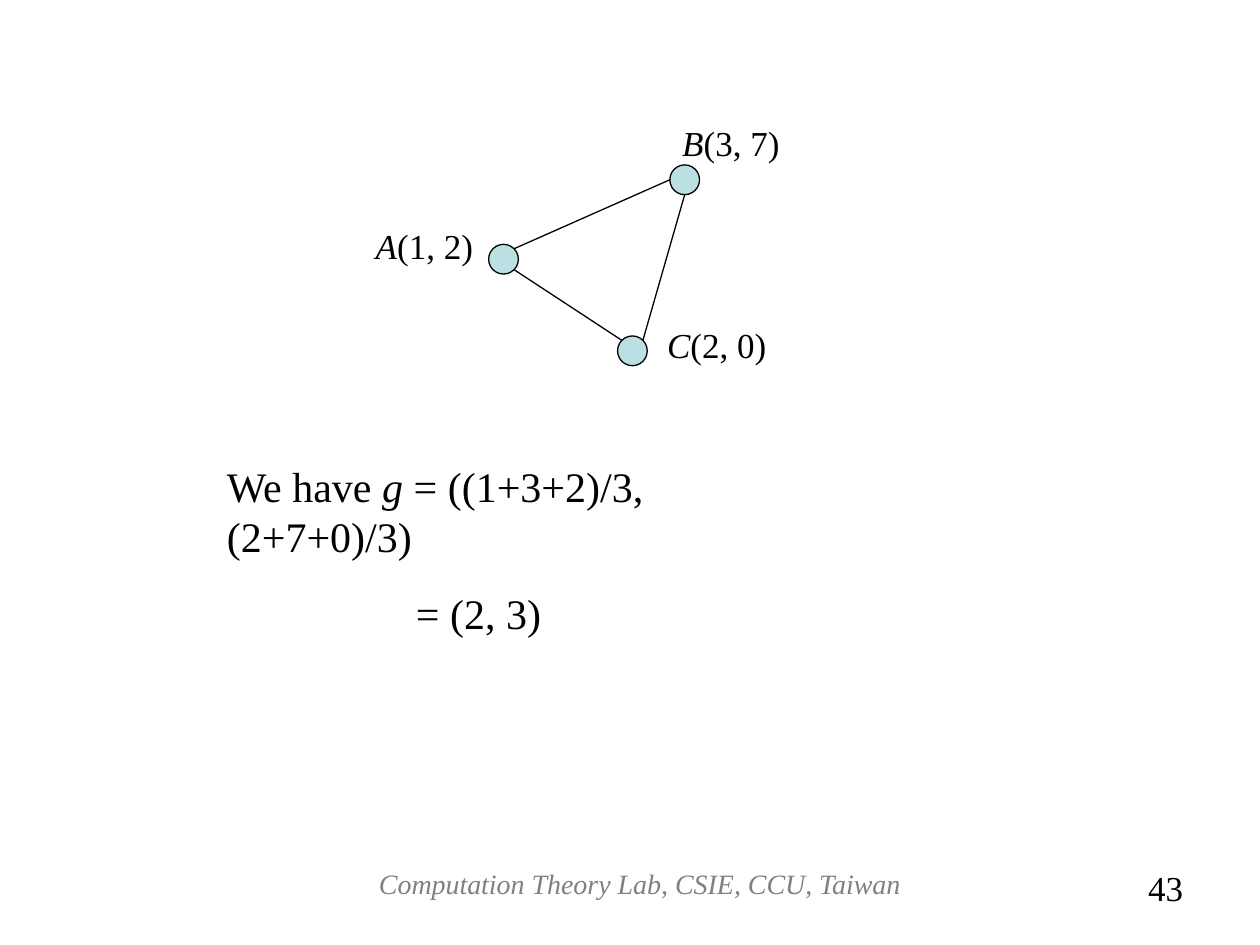
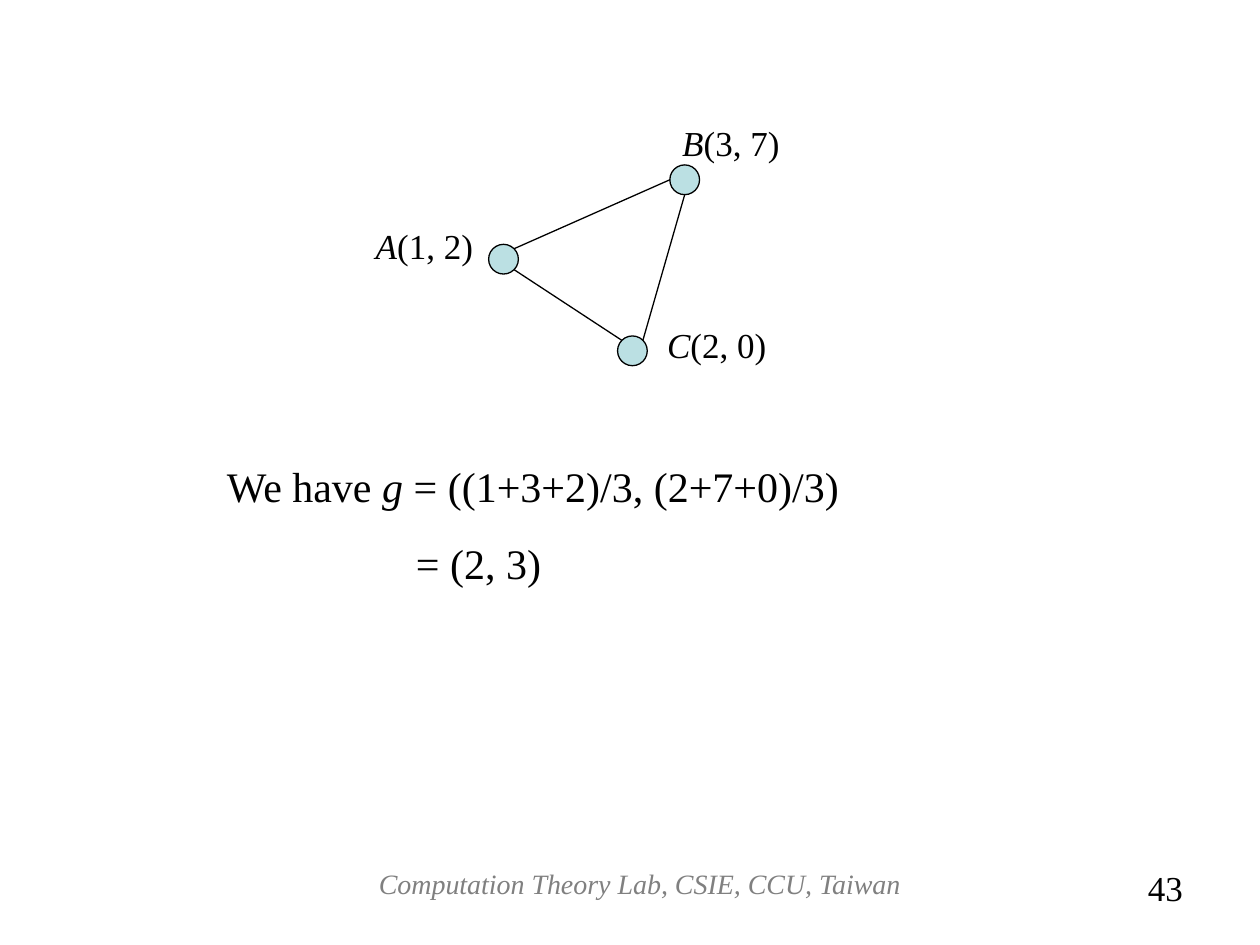
Before and after one commit to josephcclin/josephcclin.github.io, a slide deck: slide 43 of paper/A_Randomized_Approximation_Scheme_for_Metric_MAX-CUT.ppt. Drawn at 1260x945 pixels with LibreOffice and Linux fonts; fonts in the diff are those of the drawing. Boxes give left, top, right and bottom in pixels: in the first picture for what was removed or moved away, otherwise in the second. Text is boxed around its words. In the diff, an @@ line names an element or a change of style, - is before the commit and + after.

```diff
--- a/paper/A_Randomized_Approximation_Scheme_for_Metric_MAX-CUT.ppt
+++ b/paper/A_Randomized_Approximation_Scheme_for_Metric_MAX-CUT.ppt
@@ text "We have g = ((1+3+2)/3, ..." rewrapped from [227, 473, 643, 638] to [227, 473, 839, 588] @@
```
Also in this commit, not shown: 23 other slides changed, 1 slide added, 1 slide removed, 2 other files.
